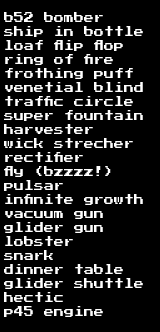
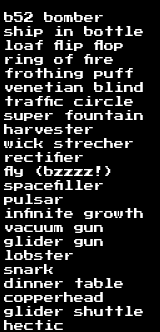
The second 160px x 332px image is a revision of the first. Changes to its layers:
painted on "..." over (4, 82, 143, 330)
